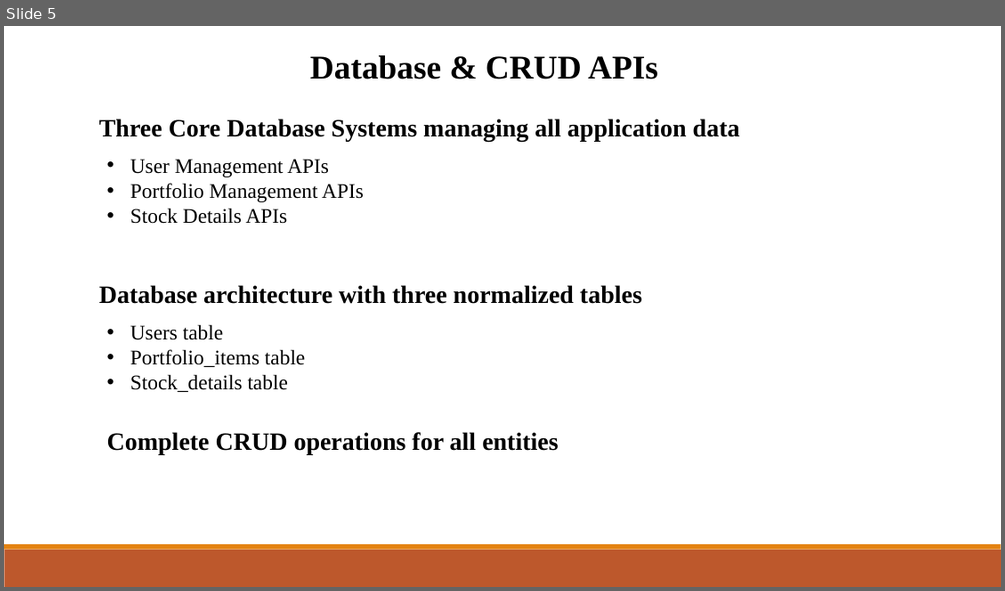
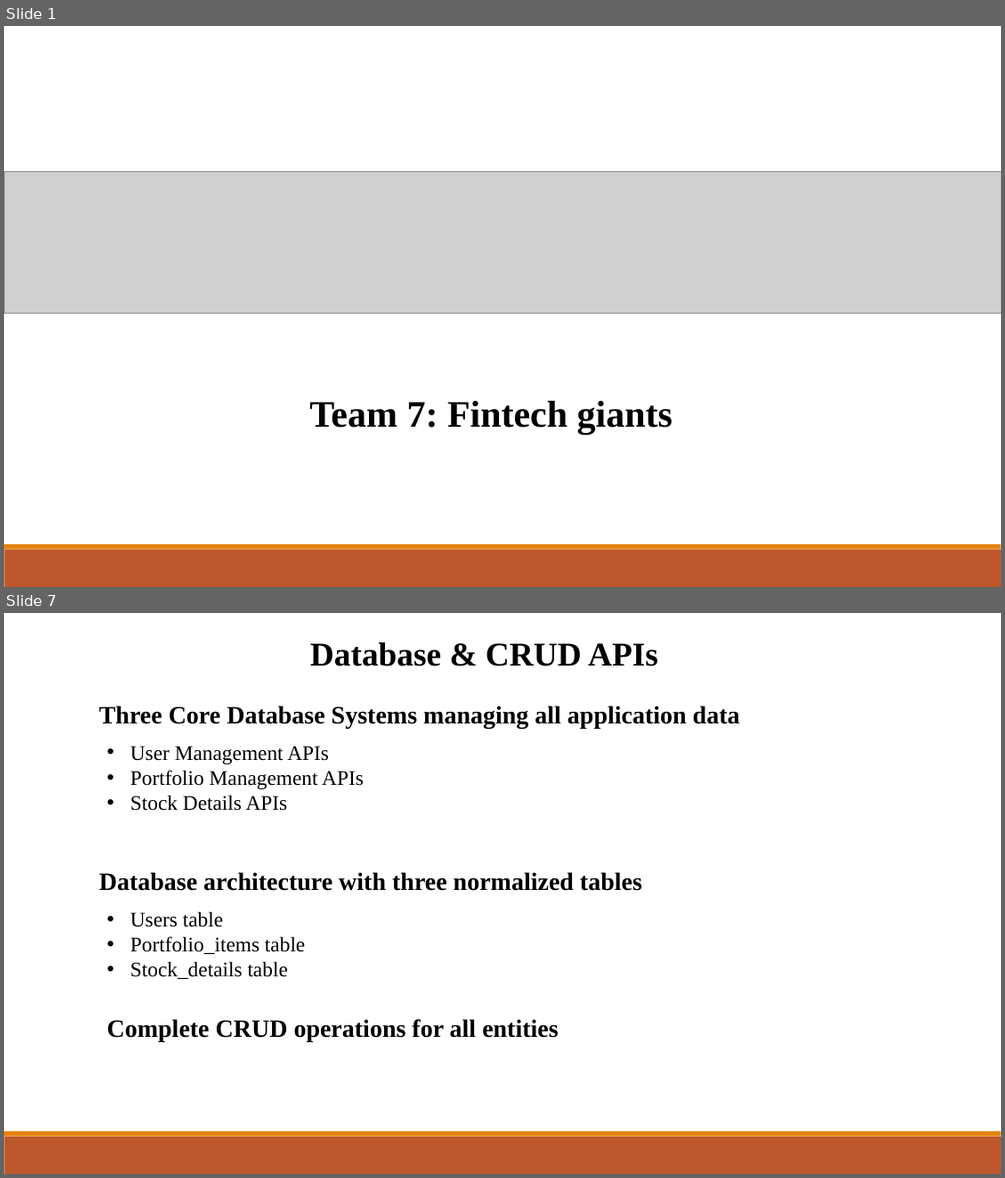
Before and after one commit to mimanchiou/seven, a slide deck: Final_ppt.pptx. Shown one above the other, each under a label of ours: slide 5 before the commit, slides 1 and 7 after it; the slides between them are not shown. The pictures are 1005x591 and 1005x1178 pixels, drawn with LibreOffice and Linux fonts; fonts in the diff are those of the drawing; grey boxes stand for pictures. Boxes give left, top, right and bottom in pixels: in the first picture for what was removed or moved away, otherwise in the second. Text is boxed around its words. In the diff, an @@ line names an element or a change of style, - is before the commit and + after.

```diff
--- a/Final_ppt.pptx
+++ b/Final_ppt.pptx
@@ slide 1 added at bbox=[4, 26, 1001, 587], background #FFFFFF; not listed: 2 template elements that a slide beside it also shows @@
@@ picture added at bbox=[4, 171, 1001, 313] @@
@@ text added at bbox=[309, 401, 672, 434], 36 pt, text #000000, bold @@
+Team 7: Fintech giants
@@ what was slide 5 is now slide 7 @@
```
Also in this commit, not shown: 4 slides changed, 11 other slides added, 10 slides removed.
